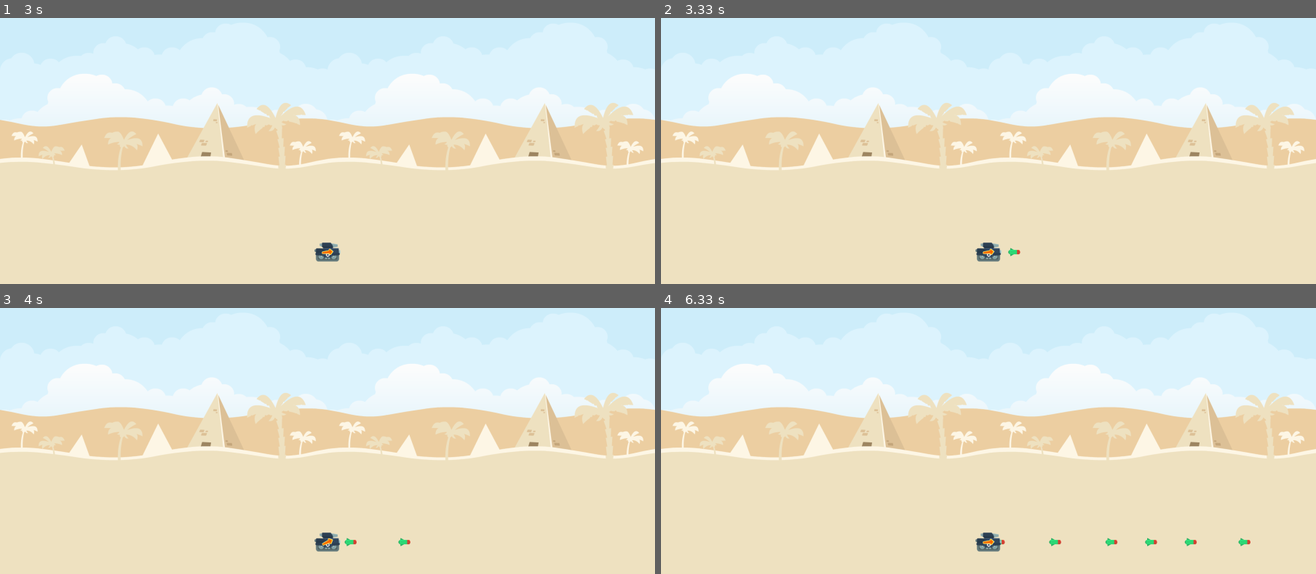
Above: before the commit, frames 1-4 (two rows, left to right).
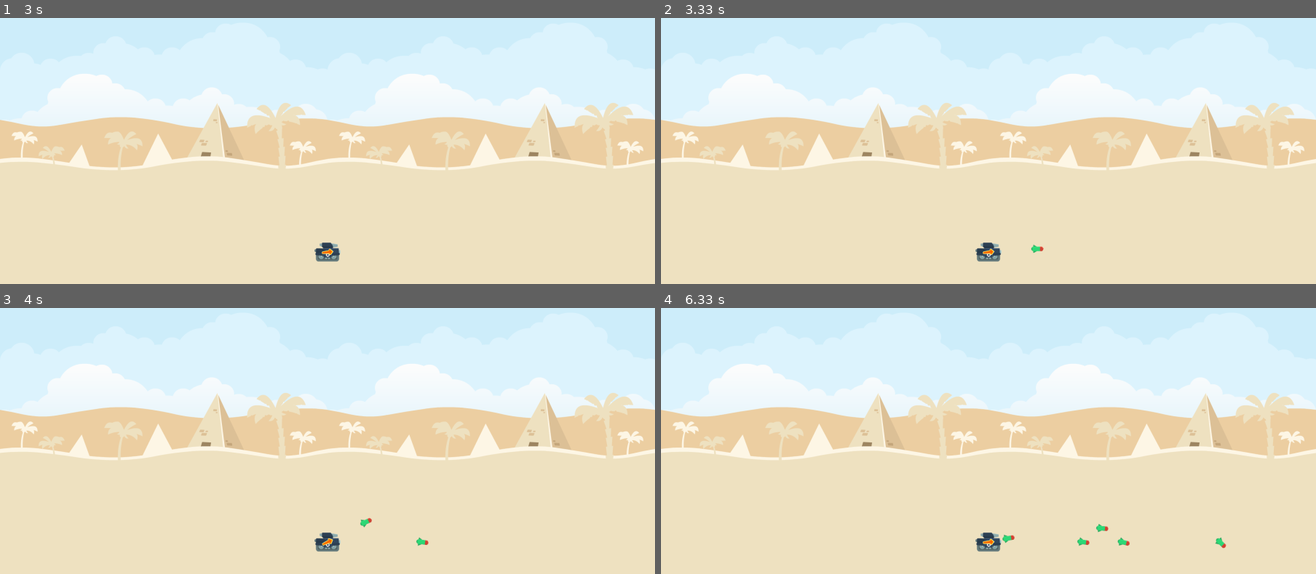
Above: after the commit, the same moments.

Repository: ender18g/tank-pygame-trajectory
Game: pygame game, started from game.py
Same seed, same stepped clock (60 frames per second), same inputs: the game is played once before the commit and once after it.
Inputs:
- Up to frame 1 (3 s): hold Right 0.33-0.8 s; hold Right 0.83-1.3 s; hold Left 1.33-1.87 s; hold Left 1.9-2.3 s; hold Right 2.33-2.97 s
- Up to frame 2 (3.33 s): tap Space at 3 s
- Up to frame 3 (4 s): hold Left 3.33-3.8 s; tap Space at 3.4, 3.7, 3.9 s; hold Right from 3.83 s (still down)
- Up to frame 4 (6.33 s): tap Space at 4.2, 4.4, 4.7, 4.9, 5.2, 5.47, 5.77, 5.9, 6.2 s; release Right at 4.3 s; hold Right 4.33-4.8 s; hold Left 4.83-5.37 s; hold Left 5.4-5.8 s; hold Right from 5.83 s (still down)

Frame 1 is identical in both runs. In frame 2, less than 0.1% of the frame differs, in the area x 53-59%, y 84-90%; in frame 3, 0.2%; in frame 4, 0.4%, in the area x 51-90%, y 81-91%.

Commit message:
added trajectory

Diff:
--- a/bullet.py
+++ b/bullet.py
@@ -1,5 +1,5 @@
 import pygame
-
+from math import sin, cos, atan2, pi, atan
 
 class Bullet(pygame.sprite.Sprite):
     def __init__(self, x, y, theta, screen):
@@ -9,17 +9,54 @@
         self.x = x
         self.y = y
         self.rect.center = (x, y)
-        self.theta = theta
+        self.theta = theta # theta in deg
         self.zoom = 1
-        self.speed = 4
+        self.speed = 8
         self.screen = screen
+
+        # init values for trajectory
+        self.x_dot = self.speed * cos(self.theta * pi/180)
+        self.y_dot = self.speed * sin(self.theta * pi / 180)
+
+        self.x_ddot = 0
+        self.y_ddot = 0
+
+        self.drag = 5e-3
+        self.gravity = 5e-2
 
     def update(self):
         # code here for the bullet trajectory
-        self.x += self.speed
+        self.x += self.x_dot
+        self.y -= self.y_dot
+
+        # handle the velocity
+        self.x_dot += self.x_ddot
+        self.y_dot += self.y_ddot
+
+        # handle the acceleration
+        self.x_ddot = -self.drag * self.x_dot
+        self.y_ddot = -self.drag * self.y_dot - self.gravity
+
 
         # Update the bullet's rect
         self.rect.center = (self.x, self.y)
 
+        # check if this bullet should stop (land on dirt)
+        if self.y > self.screen.get_height() - 100:
+            self.y_dot = 0
+            self.x_dot = 0
+            self.y_ddot = 0
+            self.x_ddot = 0
+
+        # update the theta IF positive y velocity
+        if not self.y_dot == 0:
+            rads = atan2(self.y_dot, self.x_dot)
+            self.theta = rads * 180 / pi
+
     def draw(self, screen):
-        screen.blit(self.image, self.rect)
+        rot_bullet = pygame.transform.rotozoom(self.image, self.theta, 1)
+        # get rectangle of rotated bullet
+        rot_bullet_rect = rot_bullet.get_rect()
+        rot_bullet_rect.center = self.rect.center
+
+        screen.blit(rot_bullet, rot_bullet_rect)
--- a/game.py
+++ b/game.py
@@ -5,23 +5,21 @@
 WIDTH = 1024 * 2
 HEIGHT = 1024
 
-
 # create clock
 clock = pygame.time.Clock()
 
 # Create the game window
 screen = pygame.display.set_mode((WIDTH, HEIGHT))
 
+# make background
 bg_tile = pygame.image.load('assets/backgroundColorDesert.png')
 background = pygame.Surface(screen.get_size())
 for i in range(0, WIDTH, bg_tile.get_width()):
     for j in range(0, HEIGHT, bg_tile.get_height()):
         background.blit(bg_tile, (i, j))
 
-
 # make bullet group
 bullets = pygame.sprite.Group()
-
 
 # Create a tank at center of the screen
 my_tank = Tank(WIDTH//2, HEIGHT - 100, bullets, screen)
--- a/tank.py
+++ b/tank.py
@@ -1,6 +1,5 @@
 import pygame
 from bullet import Bullet
-
 
 class Tank(pygame.sprite.Sprite):
     def __init__(self, x, y, bullets, screen):
